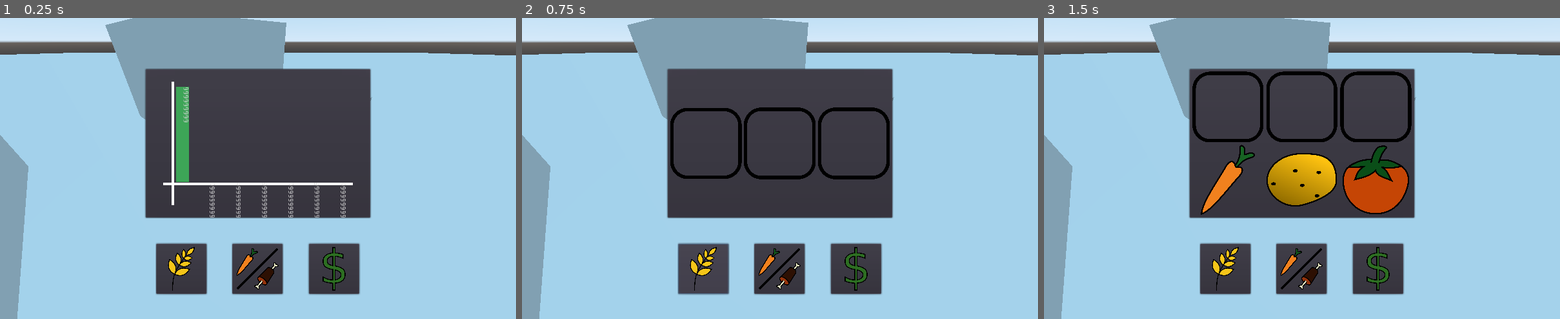
Above: before the commit, frames 1-3 (left to right).
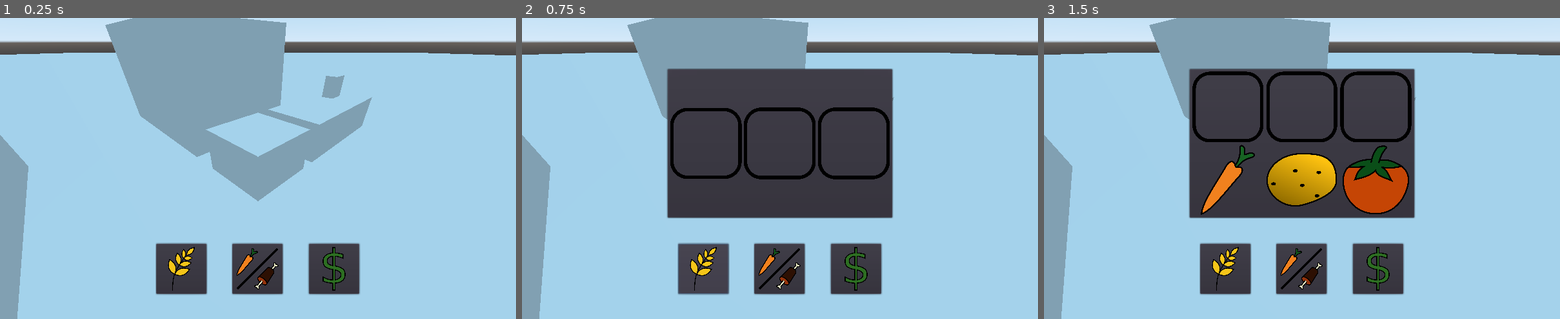
Above: after the commit, the same moments.

Repository: Rhowea/DDUEksamensprojekt
Game: Godot game, scene res://World.tscn
Same seed, same stepped clock (60 frames per second), same inputs: the game is played once before the commit and once after it.
Inputs (mouse positions are in pixels of both pictures, inside the frame that each line leads up to):
- Up to frame 1 (0.25 s): no input
- Up to frame 2 (0.75 s): click (702, 267) at 0.5 s
- Up to frame 3 (1.5 s): click (1229, 144) at 1.25 s

The runs differ from the first frame. In frame 1, 22% of the frame differs, in the area x 28-72%, y 16-67%; in frame 2, nothing differs; in frame 3, nothing differs.

Commit message:
Fixed not pushing on home pc

Diff:
--- a/Scripts/HighscoreBoard.gd
+++ b/Scripts/HighscoreBoard.gd
@@ -3,6 +3,10 @@
 var playerNames
 var playerScores
 var playerGrades
+onready var ownRank = $VBoxContainer/OwnScore/OwnRank
+onready var ownName = $VBoxContainer/OwnScore/OwnName
+onready var ownScore = $VBoxContainer/OwnScore/OwnScore
+onready var ownGrade = $VBoxContainer/OwnScore/OwnGrade
 
 func _ready():
 	playerNames = $VBoxContainer/Scoreboard/PlayerNames.get_children()
--- a/Scripts/ScoreSubmit.gd
+++ b/Scripts/ScoreSubmit.gd
@@ -1,19 +1,20 @@
 extends Control
 
 onready var scoreLabel = $VBoxContainer/Lables/Score
-onready var playerNameLabel = $VBoxContainer/PlayerName
+onready var playerNameLine = $VBoxContainer/PlayerName
 var grade = "G"
+var playerName
 signal addToRequestQueue(body)
 var scoreSubmitted = false
 
 func _submit_score(_text):
-	if scoreSubmitted == false and playerNameLabel.text != "":
+	if scoreSubmitted == false and playerNameLine.text != "":
 		scoreSubmitted = true
 #		if playerNameLabel.text != "":
-		var user_name = playerNameLabel.get_text()
+		var playerName = playerNameLine.text
 		var score = scoreLabel.get_text()
 		var command = "add_score"
-		var data = {"username" : user_name, "score" : score, "grade" : grade}
+		var data = {"username" : playerName, "score" : score, "grade" : grade}
 		emit_signal("addToRequestQueue", {"command" : command, "data" : data})
 	#	request_queue.push_back({"command" : command, "data" : data})
 
--- a/Scripts/UI.gd
+++ b/Scripts/UI.gd
@@ -103,7 +103,7 @@
 		setServerResponseBody("An array of size 0 was received")
 		_on_Button4_pressed()
 #		emit_signal("response", "An array of size 0 was recieved")
-	if response['response']['size'] > 0:
+	if response['response']['size'] > 1:
 #		var totalResponse:String = ""
 		for n in (response['response']['size']):
 			set7.playerNames[n].text = String(response["response"][String(n)]["player_name"])
@@ -113,6 +113,12 @@
 #			emit_signal("completedScoreFetching")
 #			emit_signal("response", totalResponse)
 #		setServerResponseBody(totalResponse)
+	if response["response"]["size"] == 1:
+		set7.ownRank.text = String(response["response"]["0"]["rank"])
+		set7.ownName.text = String(response["response"]["0"]["player_name"])
+		set7.ownScore.text = String(response["response"]["0"]["score"])
+		set7.ownGrade.text = String(response["response"]["0"]["grade"])
+
 
 func request_nonce():
 	var client = HTTPClient.new()
@@ -264,5 +270,11 @@
 	var command = "get_scores"
 	var data = {"score_ofset" : 0, "score_number" : 10}
 	var request := {"command" : command, "data" : data}
+	print("getting scores")
 	addToRequestQueue(request)
-	print("getting scores")
+	var command2 = "get_player"
+	var data2 = {"player_name" : set6.playerNameLine.get_text()}
+	print("data2: ", data2)
+	var request2 := {"command" : command2, "data" : data2}
+	print("Getting own score")
+	addToRequestQueue(request2)
--- a/World.tscn
+++ b/World.tscn
@@ -85,6 +85,7 @@
 alignment = 2
 
 [node name="Panel" type="PanelContainer" parent="Camera/MainUI/AspectRatioContainer/VBoxContainer"]
+visible = false
 margin_right = 450.0
 margin_bottom = 300.0
 size_flags_horizontal = 3
@@ -438,6 +439,7 @@
 tick_count = 9
 
 [node name="Graph" type="Control" parent="Camera/MainUI/AspectRatioContainer/VBoxContainer/Panel"]
+visible = false
 margin_left = 7.0
 margin_top = 7.0
 margin_right = 443.0
@@ -598,9 +600,9 @@
 "
 
 [node name="ColorRect7" type="ColorRect" parent="Camera/MainUI/AspectRatioContainer/VBoxContainer/Panel/Graph/Bars"]
-margin_left = 324.0
+margin_left = 323.0
 margin_top = 201.0
-margin_right = 349.0
+margin_right = 348.0
 margin_bottom = 201.0
 rect_min_size = Vector2( 25, 0 )
 size_flags_horizontal = 6
@@ -886,7 +888,7 @@
 rect_min_size = Vector2( 150, 14 )
 size_flags_horizontal = 3
 size_flags_vertical = 7
-text = "AAA"
+text = "Loading..."
 valign = 1
 
 [node name="Player2" type="Label" parent="Camera/MainUI/AspectRatioContainer/VBoxContainer/Panel/HighscoreBoard/VBoxContainer/Scoreboard/PlayerNames"]
@@ -896,7 +898,7 @@
 rect_min_size = Vector2( 150, 14 )
 size_flags_horizontal = 3
 size_flags_vertical = 7
-text = "AAA"
+text = "Loading..."
 valign = 1
 
 [node name="Player3" type="Label" parent="Camera/MainUI/AspectRatioContainer/VBoxContainer/Panel/HighscoreBoard/VBoxContainer/Scoreboard/PlayerNames"]
@@ -906,7 +908,7 @@
 rect_min_size = Vector2( 150, 14 )
 size_flags_horizontal = 3
 size_flags_vertical = 7
-text = "AAA"
+text = "Loading..."
 valign = 1
 
 [node name="Player4" type="Label" parent="Camera/MainUI/AspectRatioContainer/VBoxContainer/Panel/HighscoreBoard/VBoxContainer/Scoreboard/PlayerNames"]
@@ -916,7 +918,7 @@
 rect_min_size = Vector2( 150, 14 )
 size_flags_horizontal = 3
 size_flags_vertical = 7
-text = "AAA"
+text = "Loading..."
 valign = 1
 
 [node name="Player5" type="Label" parent="Camera/MainUI/AspectRatioContainer/VBoxContainer/Panel/HighscoreBoard/VBoxContainer/Scoreboard/PlayerNames"]
@@ -926,7 +928,7 @@
 rect_min_size = Vector2( 150, 14 )
 size_flags_horizontal = 3
 size_flags_vertical = 7
-text = "AAA"
+text = "Loading..."
 valign = 1
 
 [node name="Player6" type="Label" parent="Camera/MainUI/AspectRatioContainer/VBoxContainer/Panel/HighscoreBoard/VBoxContainer/Scoreboard/PlayerNames"]
@@ -936,7 +938,7 @@
 rect_min_size = Vector2( 150, 14 )
 size_flags_horizontal = 3
 size_flags_vertical = 7
-text = "AAA"
+text = "Loading..."
 valign = 1
 
 [node name="Player7" type="Label" parent="Camera/MainUI/AspectRatioContainer/VBoxContainer/Panel/HighscoreBoard/VBoxContainer/Scoreboard/PlayerNames"]
@@ -946,7 +948,7 @@
 rect_min_size = Vector2( 150, 14 )
 size_flags_horizontal = 3
 size_flags_vertical = 7
-text = "AAA"
+text = "Loading..."
 valign = 1
 
 [node name="Player8" type="Label" parent="Camera/MainUI/AspectRatioContainer/VBoxContainer/Panel/HighscoreBoard/VBoxContainer/Scoreboard/PlayerNames"]
@@ -956,7 +958,7 @@
 rect_min_size = Vector2( 150, 14 )
 size_flags_horizontal = 3
 size_flags_vertical = 7
-text = "AAA"
+text = "Loading..."
 valign = 1
 
 [node name="Player9" type="Label" parent="Camera/MainUI/AspectRatioContainer/VBoxContainer/Panel/HighscoreBoard/VBoxContainer/Scoreboard/PlayerNames"]
@@ -966,7 +968,7 @@
 rect_min_size = Vector2( 150, 14 )
 size_flags_horizontal = 3
 size_flags_vertical = 7
-text = "AAA"
+text = "Loading..."
 valign = 1
 
 [node name="Player10" type="Label" parent="Camera/MainUI/AspectRatioContainer/VBoxContainer/Panel/HighscoreBoard/VBoxContainer/Scoreboard/PlayerNames"]
@@ -976,7 +978,7 @@
 rect_min_size = Vector2( 150, 14 )
 size_flags_horizontal = 3
 size_flags_vertical = 7
-text = "AAA"
+text = "Loading..."
 valign = 1
 
 [node name="Scores" type="VBoxContainer" parent="Camera/MainUI/AspectRatioContainer/VBoxContainer/Panel/HighscoreBoard/VBoxContainer/Scoreboard"]
@@ -991,7 +993,7 @@
 margin_bottom = 14.0
 rect_min_size = Vector2( 150, 0 )
 size_flags_vertical = 7
-text = "10"
+text = "Loading..."
 valign = 1
 
 [node name="Player2Score" type="Label" parent="Camera/MainUI/AspectRatioContainer/VBoxContainer/Panel/HighscoreBoard/VBoxContainer/Scoreboard/Scores"]
@@ -1000,7 +1002,7 @@
 margin_bottom = 32.0
 rect_min_size = Vector2( 150, 0 )
 size_flags_vertical = 7
-text = "9"
+text = "Loading..."
 valign = 1
 
 [node name="Player3Score" type="Label" parent="Camera/MainUI/AspectRatioContainer/VBoxContainer/Panel/HighscoreBoard/VBoxContainer/Scoreboard/Scores"]
@@ -1009,7 +1011,7 @@
 margin_bottom = 50.0
 rect_min_size = Vector2( 150, 0 )
 size_flags_vertical = 7
-text = "8"
+text = "Loading..."
 valign = 1
 
 [node name="Player4Score" type="Label" parent="Camera/MainUI/AspectRatioContainer/VBoxContainer/Panel/HighscoreBoard/VBoxContainer/Scoreboard/Scores"]
@@ -1018,7 +1020,7 @@
 margin_bottom = 68.0
 rect_min_size = Vector2( 150, 0 )
 size_flags_vertical = 7
-text = "7"
+text = "Loading..."
 valign = 1
 
 [node name="Player5Score" type="Label" parent="Camera/MainUI/AspectRatioContainer/VBoxContainer/Panel/HighscoreBoard/VBoxContainer/Scoreboard/Scores"]
@@ -1027,7 +1029,7 @@
 margin_bottom = 86.0
 rect_min_size = Vector2( 150, 0 )
 size_flags_vertical = 7
-text = "6"
+text = "Loading..."
 valign = 1
 
 [node name="Player6Score" type="Label" parent="Camera/MainUI/AspectRatioContainer/VBoxContainer/Panel/HighscoreBoard/VBoxContainer/Scoreboard/Scores"]
@@ -1036,7 +1038,7 @@
 margin_bottom = 104.0
 rect_min_size = Vector2( 150, 0 )
 size_flags_vertical = 7
-text = "5"
+text = "Loading..."
 valign = 1
 
 [node name="Player7Score" type="Label" parent="Camera/MainUI/AspectRatioContainer/VBoxContainer/Panel/HighscoreBoard/VBoxContainer/Scoreboard/Scores"]
@@ -1045,7 +1047,7 @@
 margin_bottom = 122.0
 rect_min_size = Vector2( 150, 0 )
 size_flags_vertical = 7
-text = "4"
+text = "Loading..."
 valign = 1
 
 [node name="Player8Score" type="Label" parent="Camera/MainUI/AspectRatioContainer/VBoxContainer/Panel/HighscoreBoard/VBoxContainer/Scoreboard/Scores"]
@@ -1054,7 +1056,7 @@
 margin_bottom = 140.0
 rect_min_size = Vector2( 150, 0 )
 size_flags_vertical = 7
-text = "3"
+text = "Loading..."
 valign = 1
 
 [node name="Player9Score" type="Label" parent="Camera/MainUI/AspectRatioContainer/VBoxContainer/Panel/HighscoreBoard/VBoxContainer/Scoreboard/Scores"]
@@ -1063,7 +1065,7 @@
 margin_bottom = 158.0
 rect_min_size = Vector2( 150, 0 )
 size_flags_vertical = 7
-text = "2"
+text = "Loading..."
 valign = 1
 
 [node name="Player10Score" type="Label" parent="Camera/MainUI/AspectRatioContainer/VBoxContainer/Panel/HighscoreBoard/VBoxContainer/Scoreboard/Scores"]
@@ -1072,7 +1074,7 @@
 margin_bottom = 176.0
 rect_min_size = Vector2( 150, 0 )
 size_flags_vertical = 7
-text = "1"
+text = "Loading..."
 valign = 1
 
 [node name="Grades" type="VBoxContainer" parent="Camera/MainUI/AspectRatioContainer/VBoxContainer/Panel/HighscoreBoard/VBoxContainer/Scoreboard"]
@@ -1087,7 +1089,6 @@
 margin_bottom = 14.0
 rect_min_size = Vector2( 50, 0 )
 size_flags_vertical = 7
-text = "I"
 align = 1
 valign = 1
 
@@ -1097,7 +1098,6 @@
 margin_bottom = 32.0
 rect_min_size = Vector2( 50, 0 )
 size_flags_vertical = 7
-text = "H"
 align = 1
 valign = 1
 
@@ -1107,7 +1107,6 @@
 margin_bottom = 50.0
 rect_min_size = Vector2( 50, 0 )
 size_flags_vertical = 7
-text = "G"
 align = 1
 valign = 1
 
@@ -1117,7 +1116,6 @@
 margin_bottom = 68.0
 rect_min_size = Vector2( 50, 0 )
 size_flags_vertical = 7
-text = "F"
 align = 1
 valign = 1
 
@@ -1127,7 +1125,6 @@
 margin_bottom = 86.0
 rect_min_size = Vector2( 50, 0 )
 size_flags_vertical = 7
-text = "E"
 align = 1
 valign = 1
 
@@ -1137,7 +1134,6 @@
 margin_bottom = 104.0
 rect_min_size = Vector2( 50, 0 )
 size_flags_vertical = 7
-text = "D"
 align = 1
 valign = 1
 
@@ -1147,7 +1143,6 @@
 margin_bottom = 122.0
 rect_min_size = Vector2( 50, 0 )
 size_flags_vertical = 7
-text = "C"
 align = 1
 valign = 1
 
@@ -1157,7 +1152,6 @@
 margin_bottom = 140.0
 rect_min_size = Vector2( 50, 0 )
 size_flags_vertical = 7
-text = "B"
 align = 1
 valign = 1
 
@@ -1167,7 +1161,6 @@
 margin_bottom = 158.0
 rect_min_size = Vector2( 50, 0 )
 size_flags_vertical = 7
-text = "A"
 align = 1
 valign = 1
 
@@ -1177,7 +1170,6 @@
 margin_bottom = 176.0
 rect_min_size = Vector2( 50, 0 )
 size_flags_vertical = 7
-text = "S"
 align = 1
 valign = 1
 
